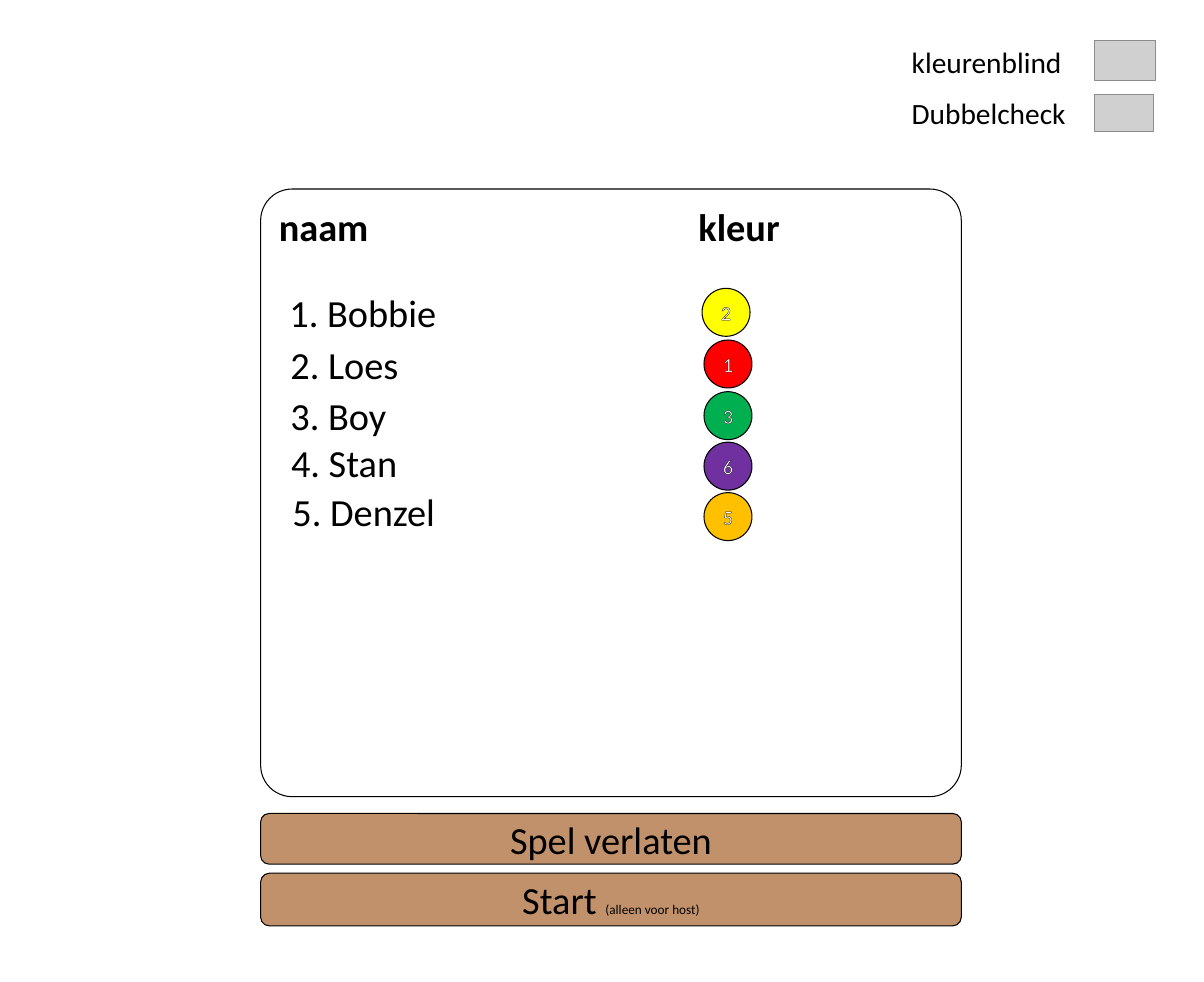
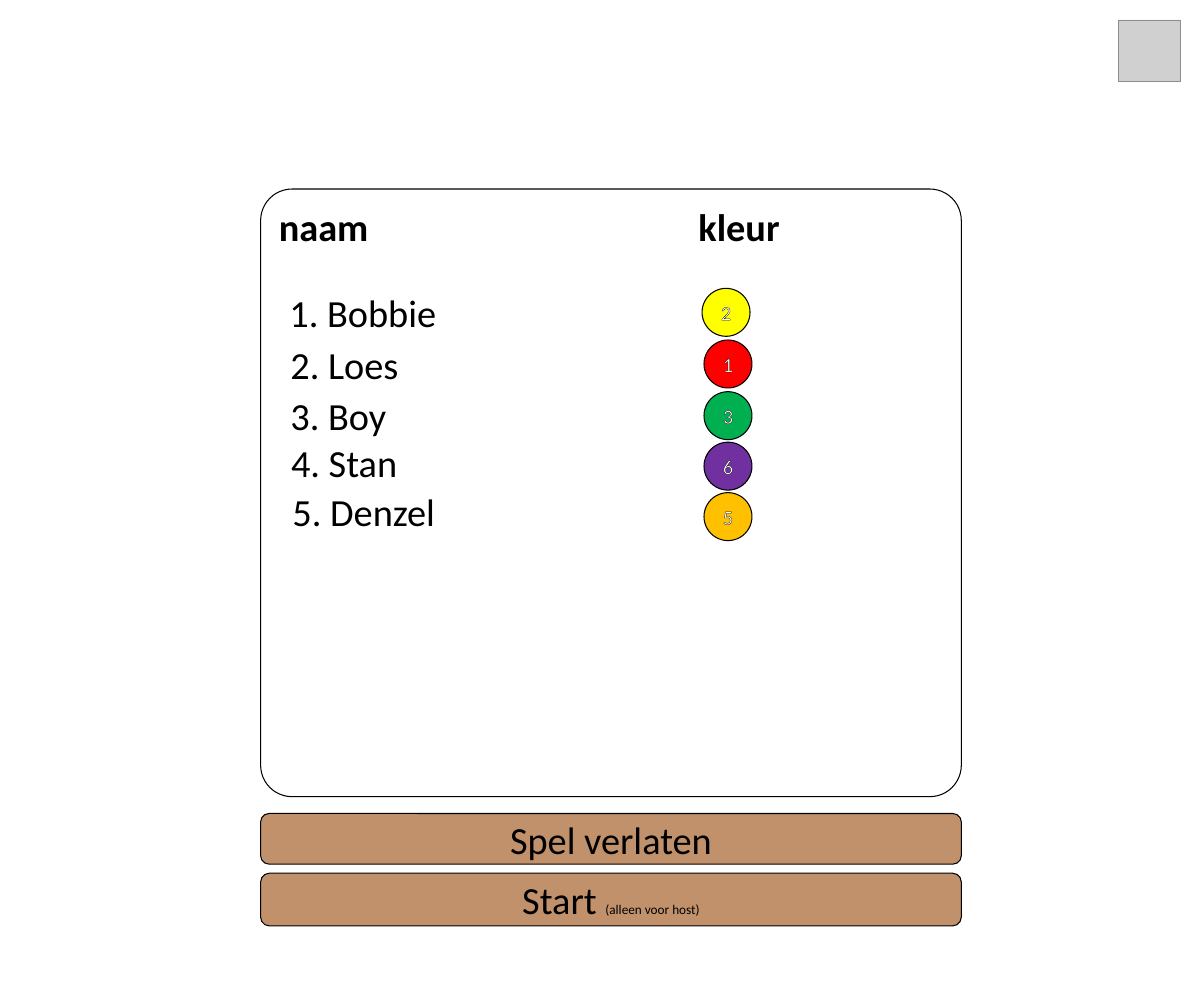
Before and after one commit to Bobster94/Keezen, a slide deck: slide 4 of wireframe /wireframe.pptx (slide 3 before the commit). Drawn at 1204x982 pixels with LibreOffice and Linux fonts; fonts in the diff are those of the drawing; grey boxes stand for pictures; background and template pictures are left out. Boxes give left, top, right and bottom in pixels: in the first picture for what was removed or moved away, otherwise in the second. Text is boxed around its words. In the diff, an @@ line names an element or a change of style, - is before the commit and + after.

```diff
--- a/wireframe /wireframe.pptx
+++ b/wireframe /wireframe.pptx
@@ picture added at [1119, 20, 1180, 81] @@
@@ text removed at [912, 52, 1062, 74] @@
-kleurenblind
@@ picture removed at [1094, 41, 1155, 82] @@
@@ text removed at [912, 103, 1066, 125] @@
-Dubbelcheck
@@ picture removed at [1094, 94, 1153, 132] @@
```
Also in this commit, not shown: 2 other slides changed, 4 slides added.
